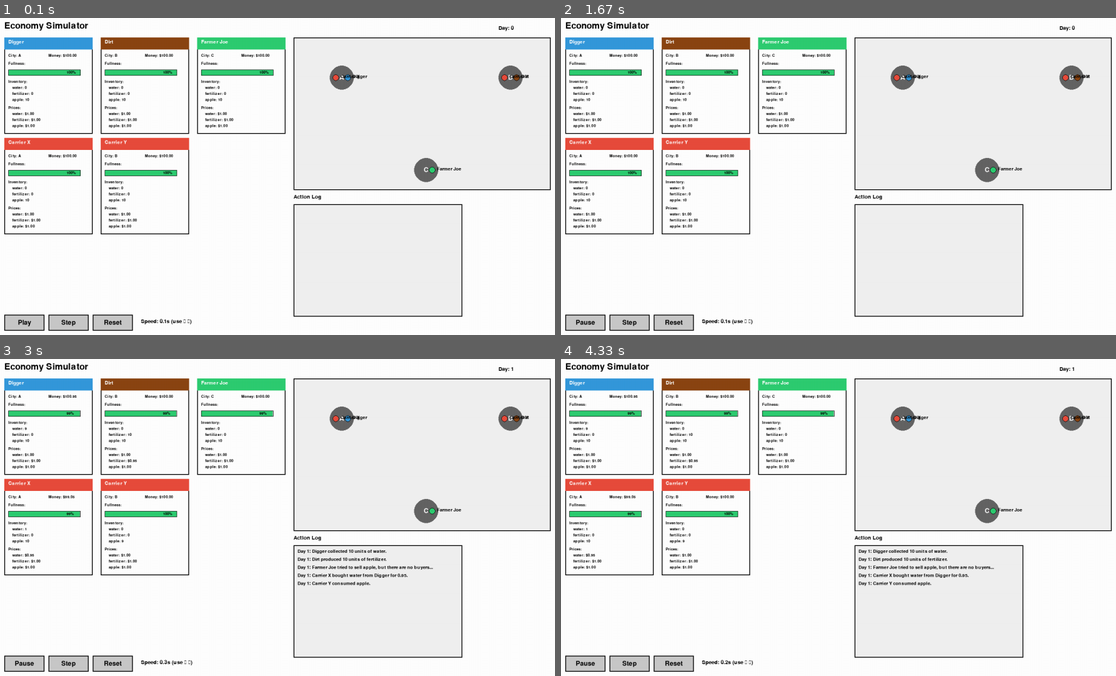
Above: before the commit, frames 1-4 (two rows, left to right).
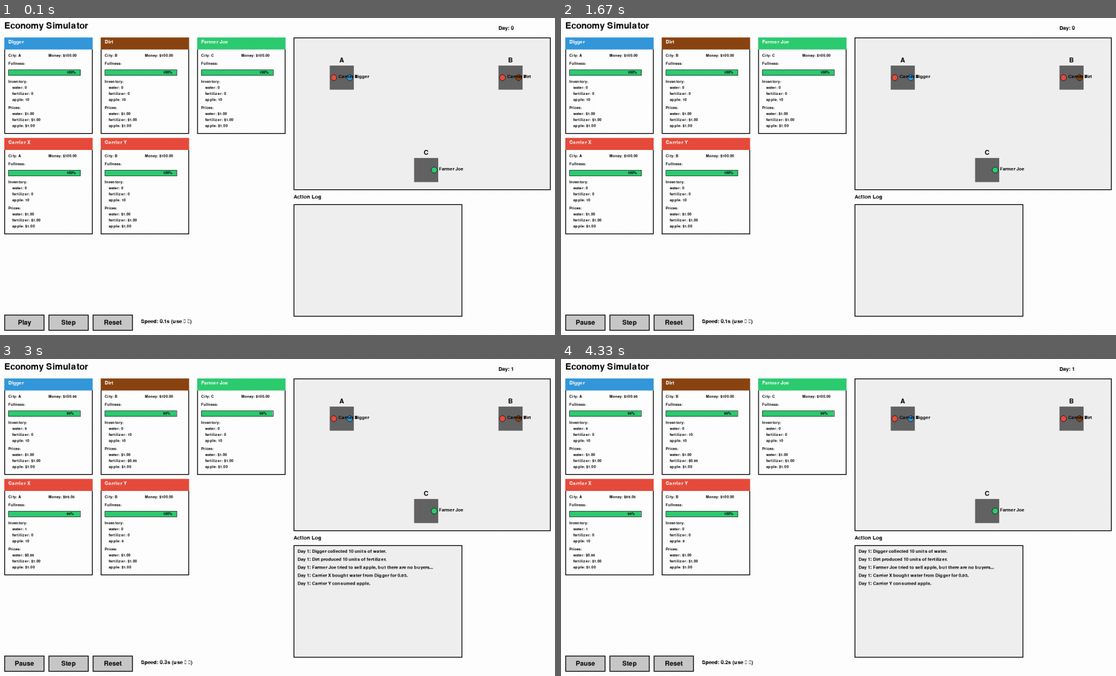
Above: after the commit, the same moments.

Repository: KentShikama/economy-simulator
Game: pygame game, started from economy-simulator-gui/pygame_gui.py
The game is run twice, just before and just after one commit, with the same random seed, the same clock (stepped at 60 frames per second) and the same inputs.
Inputs:
- Up to frame 1 (0.1 s): no input
- Up to frame 2 (1.67 s): click "Play" at 0.38 s; click "Money: $100.00" at 0.72 s; hold Right 1-1.47 s
- Up to frame 3 (3 s): hold Left 2-2.53 s; hold Left 2.57-2.97 s
- Up to frame 4 (4.33 s): hold Right 3-3.63 s; hold Left 3.67-4.13 s; hold Right from 4.17 s (still down)

The runs differ from the first frame. In frame 1, 0.5% of the frame differs, in the area x 59-96%, y 12-52%; in frame 2, 0.5%; in frame 3, 0.5%; in frame 4, 0.5%.

Commit message:
feat: Represent cities as squares with labels above and improve agent spacing
Co-authored-by: aider (openrouter/google/gemini-2.5-pro) <aider@aider.chat>

Diff:
--- a/economy-simulator-gui/pygame_gui.py
+++ b/economy-simulator-gui/pygame_gui.py
@@ -153,12 +153,16 @@
 
         # Draw cities
         for name, data in self.simulator.cities.items():
-            # Draw city circle
-            pygame.draw.circle(screen, DARK_GRAY, (data['x'], data['y']), 30)
-            # Draw city name
-            text = self.font.render(name, True, WHITE)
-            text_rect = text.get_rect(center=(data['x'], data['y']))
+            city_size = 60
+            city_rect = pygame.Rect(data['x'] - city_size // 2, data['y'] - city_size // 2, city_size, city_size)
+
+            # Draw city name above the square
+            text = self.font.render(name, True, BLACK)
+            text_rect = text.get_rect(centerx=data['x'], bottom=city_rect.top - 5)
             screen.blit(text, text_rect)
+
+            # Draw city square
+            pygame.draw.rect(screen, DARK_GRAY, city_rect)
 
         # Group people by location to handle overlaps
         people_in_cities = {}
@@ -182,7 +186,7 @@
 
                 # Arrange people in a circle inside the city
                 angle = (2 * math.pi * person_index) / num_people_in_city if num_people_in_city > 0 else 0
-                radius = 15 # radius for arranging people
+                radius = 20 # radius for arranging people
                 offset_x = radius * math.cos(angle)
                 offset_y = radius * math.sin(angle)
 
